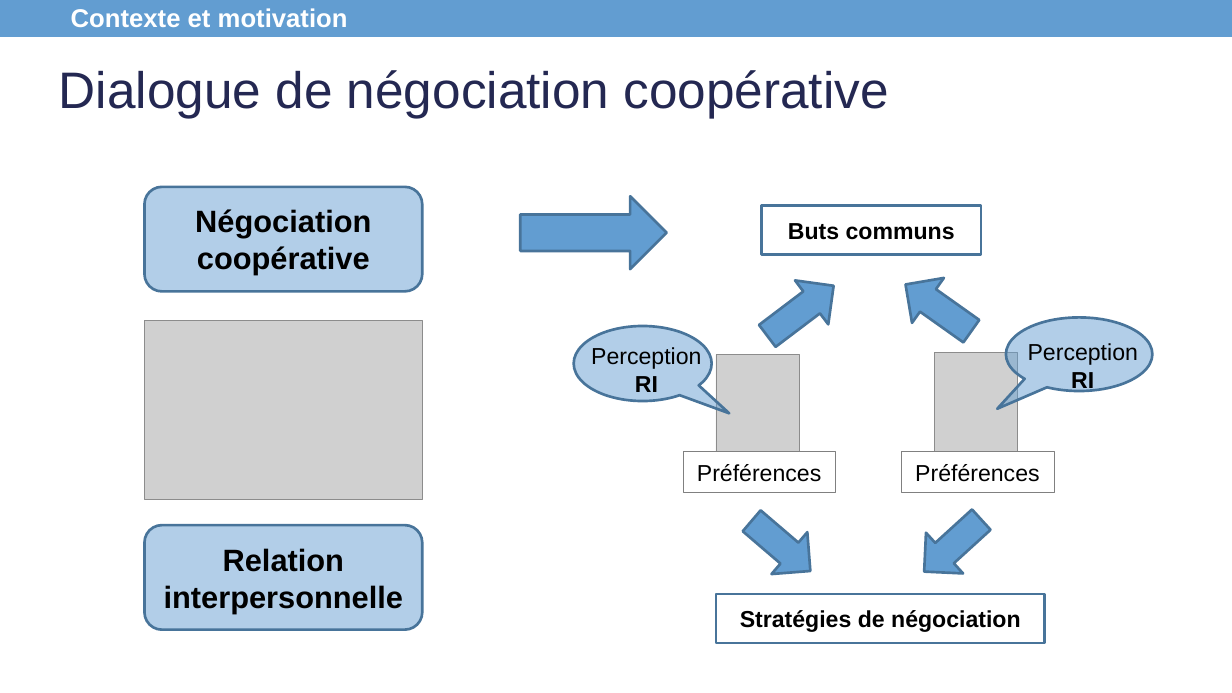
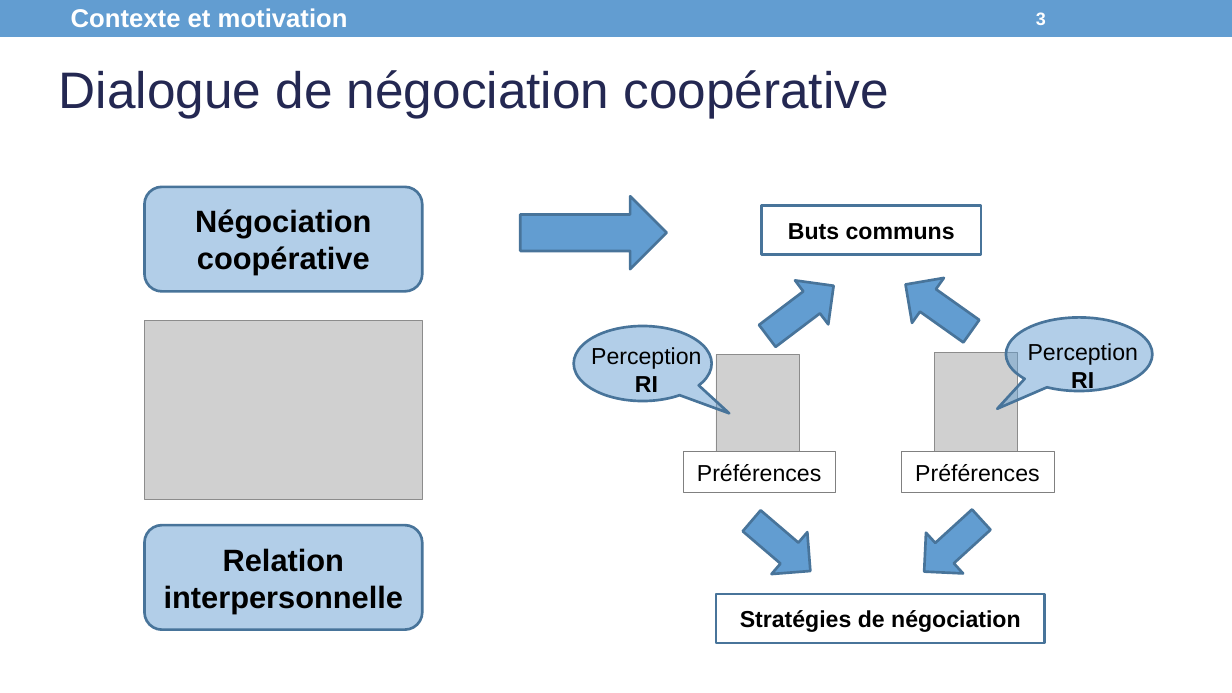
Before and after one commit to Olydia/Discolog, a slide deck: slide 3 of papers/Presentations/WACAI.pptx. Drawn at 1232x693 pixels with LibreOffice and Linux fonts; fonts in the diff are those of the drawing; grey boxes stand for pictures. Boxes give left, top, right and bottom in pixels: in the first picture for what was removed or moved away, otherwise in the second. Text is boxed around its words. In the diff, an @@ line names an element or a change of style, - is before the commit and + after.

```diff
--- a/papers/Presentations/WACAI.pptx
+++ b/papers/Presentations/WACAI.pptx
@@ page number added at (1036,12,1046,25), 14 pt, text #FFFFFF, bold @@
+3
```
Also in this commit, not shown: 8 other slides changed, 7 slides added, 3 slides removed, 1 other file.
